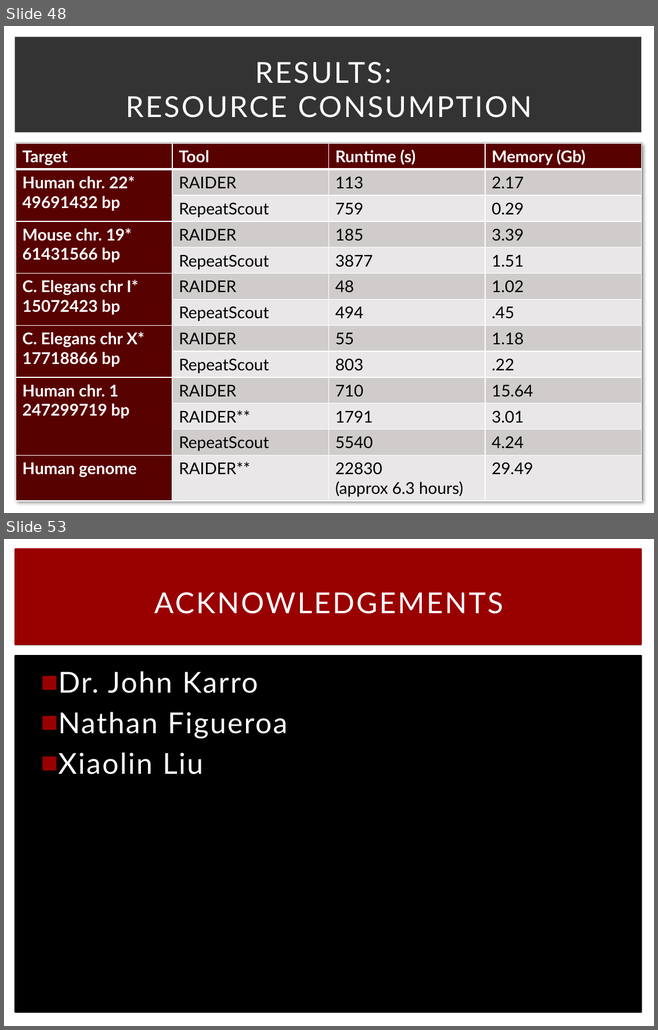
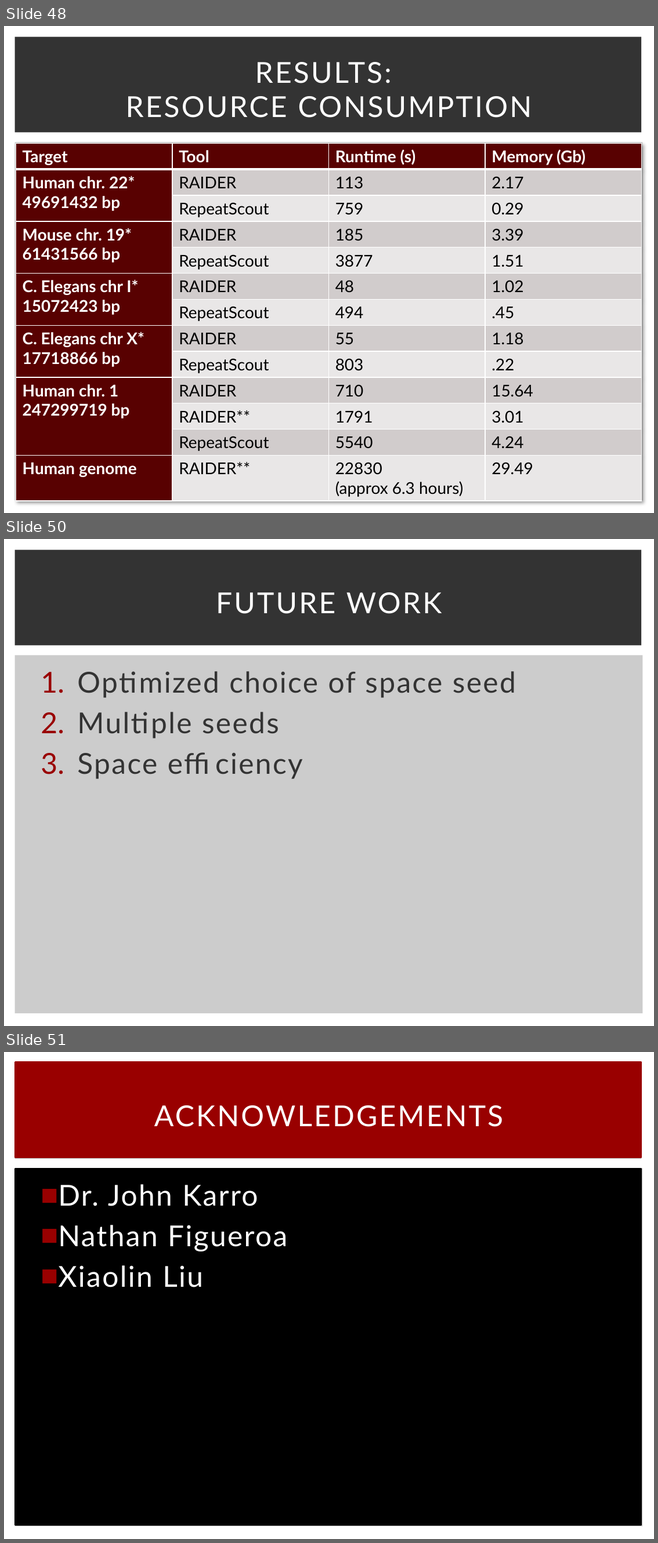
Before and after one commit to schaefce/proposal, a slide deck: GLBio.pptx. Shown one above the other, each under a label of ours: slides 48 and 53 before the commit, slides 48, 50 and 51 after it; the slides between them are not shown. The pictures are 658x1030 and 658x1543 pixels, drawn with LibreOffice and Linux fonts; fonts in the diff are those of the drawing. Boxes give left, top, right and bottom in pixels: in the first picture for what was removed or moved away, otherwise in the second. Text is boxed around its words. In the diff, an @@ line names an element or a change of style, - is before the commit and + after.

```diff
--- a/GLBio.pptx
+++ b/GLBio.pptx
@@ slide 50 added at [4,539,654,1026], background #FFFFFF; not listed: 2 template elements that a slide beside it also shows @@
@@ title added at [216,592,441,614], 32 pt, text #FFFFFF @@
+FUTURE WORK
@@ text added at [77,671,516,779], 32 pt, text #333333 @@
+1. Optimized choice of space seed
+2. Multiple seeds
+3. Space efficiency
@@ what was slide 53 is now slide 51 @@
```
Also in this commit, not shown: 17 slides changed, 2 other slides added, 4 slides removed.
